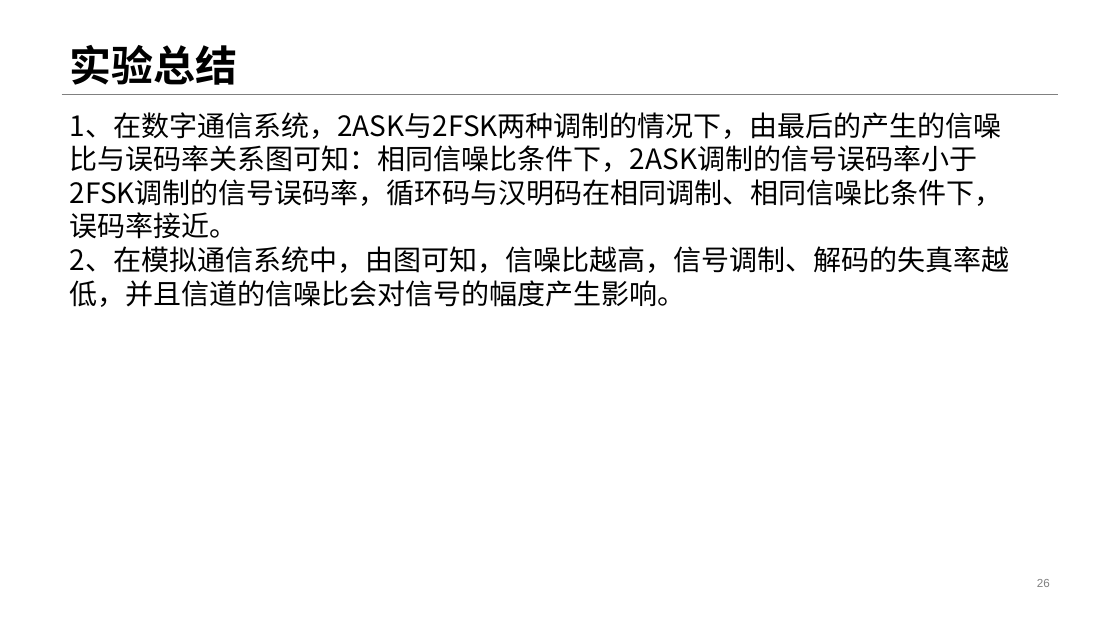
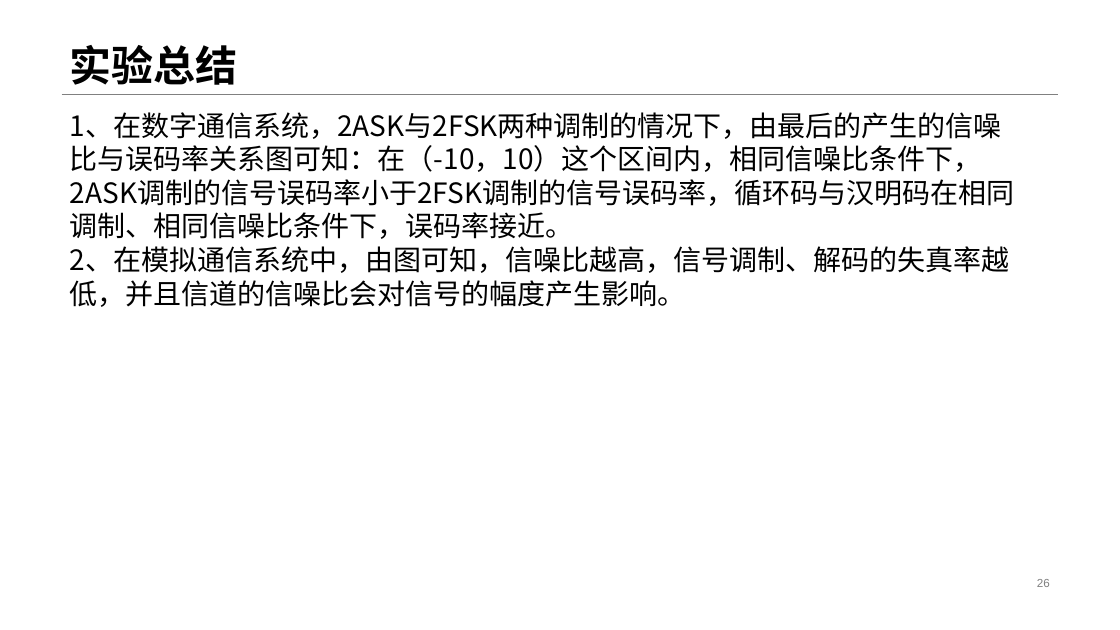
Before and after one commit to Eden-Linbb/tongxinyuanli, a slide deck: slide 26 of PPT-12.pptx. Drawn at 1120x630 pixels with LibreOffice and Linux fonts; fonts in the diff are those of the drawing. Boxes give left, top, right and bottom in pixels: in the first picture for what was removed or moved away, otherwise in the second. Text is boxed around its words. In the diff, an @@ line names an element or a change of style, - is before the commit and + after.

```diff
--- a/PPT-12.pptx
+++ b/PPT-12.pptx
@@ text at box(70, 112, 1015, 239): text changed @@
-1、在数字通信系统，2ASK与2FSK两种调制的情况下，由最后的产生的信噪比与误码率关系图可知：相同信噪比条件下，2ASK调制的信号误码率小于2FSK调制的信号误码率，循环码与汉明码在相同调制、相同信噪比条件下，误码率接近。
+1、在数字通信系统，2ASK与2FSK两种调制的情况下，由最后的产生的信噪比与误码率关系图可知：在（-10，10）这个区间内，相同信噪比条件下，2ASK调制的信号误码率小于2FSK调制的信号误码率，循环码与汉明码在相同调制、相同信噪比条件下，误码率接近。
```
Also in this commit, not shown: 4 other slides changed, 3 other files.
